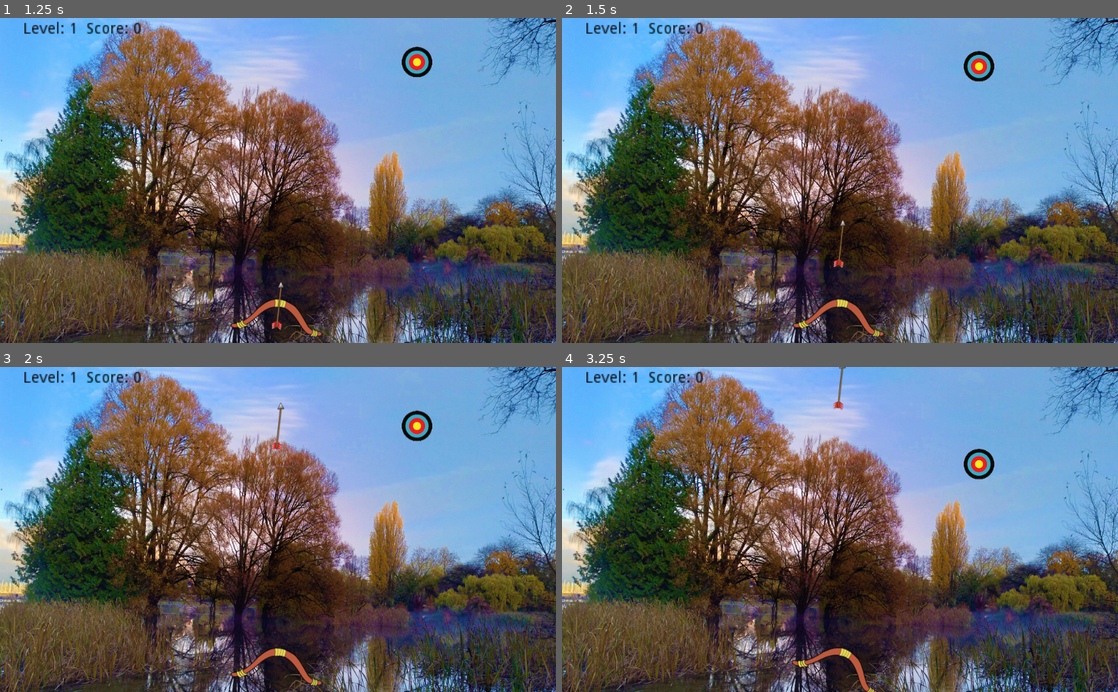
Above: before the commit, frames 1-4 (two rows, left to right).
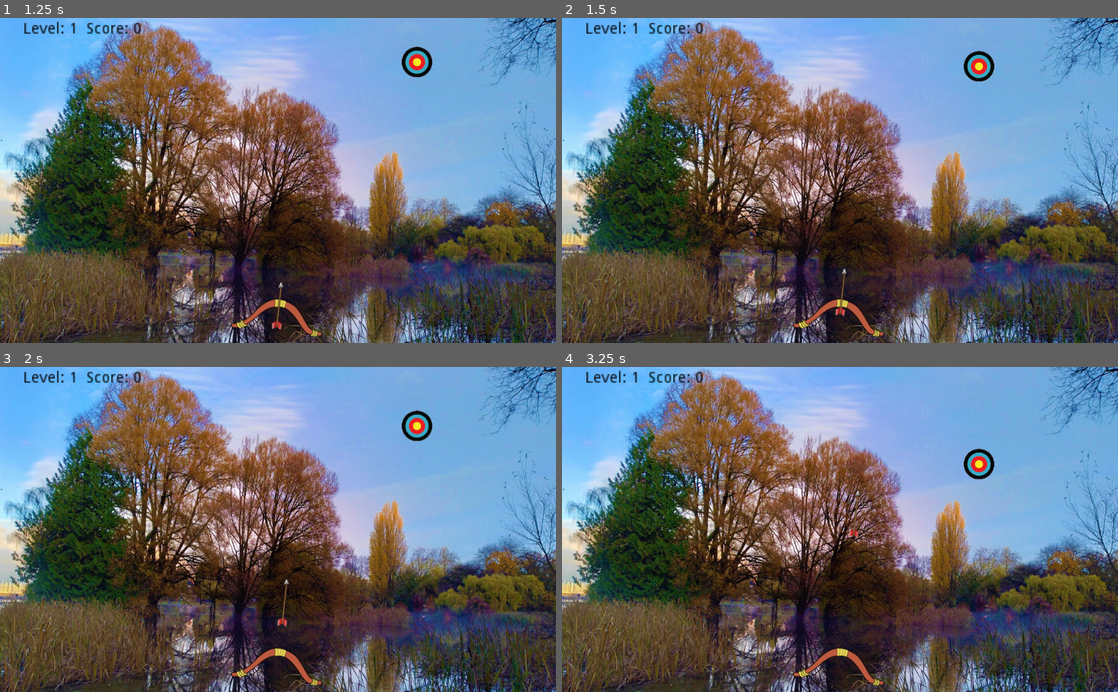
Above: after the commit, the same moments.

Repository: AlbertoPachecoDev/MovingTargetGame
Game: Godot game, scene res://Level.tscn
Two runs of this game, one before a commit and one after it. Both use one fixed random seed, a clock stepped at 60 frames per second and the inputs below. Sound files missing from this copy of the repository are replaced by a short silence.
Inputs:
- Up to frame 1 (1.25 s): hold Right (ui_right) from 0.53 s (still down); hold Space (ui_select) from 0.53 s (still down)
- Up to frame 2 (1.5 s): release Right (ui_right) at 1.28 s; release Space (ui_select) at 1.28 s; hold Left (ui_left) from 1.28 s (still down); tap Space (ui_select) at 1.35 s
- Up to frame 3 (2 s): keep holding Left (ui_left); tap Space (ui_select) at 1.52, 1.82 s
- Up to frame 4 (3.25 s): release Left (ui_left) at 2.03 s; hold Space (ui_select) 2.03-2.78 s; hold Right (ui_right) from 2.03 s (still down); tap Space (ui_select) at 2.85, 3.02 s

Frame 1 is identical in both runs. In frame 2, 0.2% of the frame differs, in the area x 48-52%, y 62-92%; in frame 3, 0.2%; in frame 4, 0.7%, in the area x 41-58%, y 0-100%.

Commit message:
Impulse solved
Arrow force and direction corrected! Todo: fix multiple shoots and collision detection

Diff:
--- a/Level.gd
+++ b/Level.gd
@@ -12,7 +12,7 @@
 func _ready():
 	# warning-ignore:return_value_discarded
 	$player/arrow.connect("arrow_sound", self, "next")
-	$player.global_rotation_degrees = Global.Angle # Restore last bow-angle
+	$player.global_rotation = Global.Angle # Restore last bow-angle
 	var cols = Global.Cols.duplicate() # copy array
 	randomize()
 	cols.shuffle() # random order
@@ -32,7 +32,7 @@
 func next(): # next-level?
 	if targets.empty(): # no more targets? go next level
 		yield(get_tree().create_timer(0.25), "timeout") # pause for end-arrow-sound
-		Global.Angle = $player.global_rotation_degrees  # store last bow-angle
+		Global.Angle = $player.global_rotation  # store last bow-angle
 		if Global.Level < Global.Cols.size(): # more levels?
 			Global.Level += 1
 			# warning-ignore:return_value_discarded
--- a/arrow.gd
+++ b/arrow.gd
@@ -6,25 +6,27 @@
 signal arrow_out()
 signal arrow_sound()
 
-const MAX_FORCE = 18
-const MAX_SPEED = -260
-const Y0 = -10
+const FORCE = -50
+const Y0 = -20
+const MAX_Y = -4
 const ARROW_POS0 = Vector2(0,Y0)
-
-onready var max_y = position.y + MAX_FORCE
-#onready var shoot = false
-# var speed
+const OFF_ANG = deg2rad(90)
 
 func _ready():
 	gravity_scale = 0.0 # remove gravity force!
-	print(max_y)
+	print("posy=", position.y)
 
 # Physics
+# Tarea:
+# 1. Evitar que siga disparando flechas
+# 2. Colisionar targets!!
 func impulse():
 	var posy = position.y
-	var force = range_lerp(posy, Y0, max_y, 10, 100) #
-	var impulse =  -force * (position - ARROW_POS0) # todo: considerar angulo
-	print("posy=", posy, " force=", force, " impulse=", impulse)
+	var desp = Y0 - posy - 1
+	var force = FORCE * desp
+	# https://docs.godotengine.org/en/stable/tutorials/2d/2d_movement.html#rotation-movement
+	var impulse = Vector2(force, 0).rotated(Global.Angle - OFF_ANG)
+	# print("desp=", desp, " posy=", posy, " force=", force, " impulse=", impulse)
 	self.apply_central_impulse(impulse) # aplicar fuerza para mover flecha
 	$shoot.play()
 
@@ -40,7 +42,7 @@
 	position = ARROW_POS0
 
 func change_pos():
-	if position.y <= max_y:
+	if position.y < MAX_Y:
 		position.y += 2
 
 
--- a/player.gd
+++ b/player.gd
@@ -24,8 +24,10 @@
 	if keys_disabled: return
 	if Input.is_action_pressed("ui_right") and rotation_degrees <= RMax:
 		rotate(RBig if event.shift else RSmall) # shift-key is faster
+		Global.Angle = global_rotation # BUG
 	elif Input.is_action_pressed("ui_left") and rotation_degrees >= LMax:
 		rotate(LBig if event.shift else LSmall)
+		Global.Angle = global_rotation # BUG
 	elif Input.is_action_just_released("ui_select"):
 		$arrow.impulse() # Phy: shot arrow
 		keys_disabled = true
